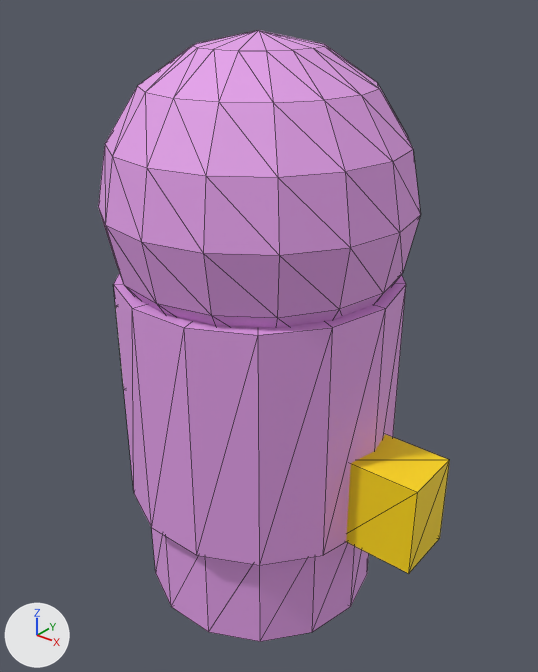
Two versions of the glTF model public/models/char_madame.glb, one commit apart.
Camera for both pictures: a camera (50 mm lens) standing at (1.108, -1.35, 1.789) and looking at (0.021, 0.009, 0.947). Lighting does not change. The marker at lower left points along +X, +Y and +Z. The older version comes first. Mesh edges are drawn as thin lines.

The first picture shows 'char_madame'.
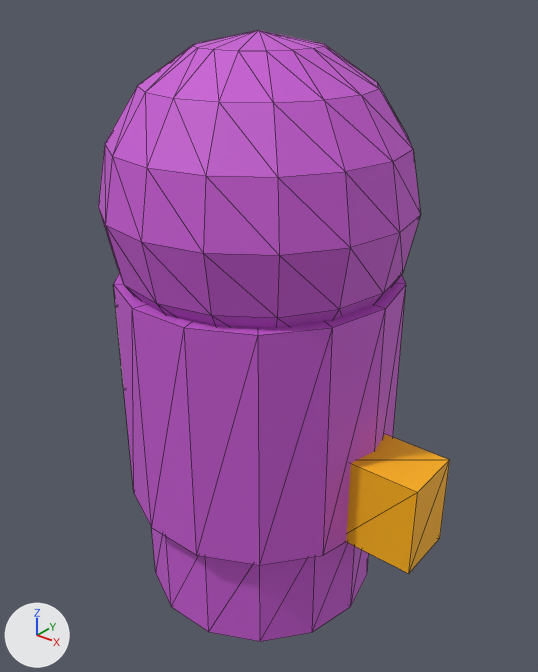
Patch to the scene script:
```diff
--- a/public/models/char_madame.glb.py
+++ b/public/models/char_madame.glb.py
@@ mat_player_madame @@
 mat_player_madame = principled_material('player_madame')
-mat_player_madame.base_color = (0.784, 0.353, 0.831)  # pink #e5a0eb
+mat_player_madame.base_color = (0.578, 0.102, 0.658)  # pink #c85ad4
 mat_player_madame.roughness = 0.65
@@ mat_accentsecondary @@
 mat_accentsecondary = principled_material('accentSecondary')
-mat_accentsecondary.base_color = (1.0, 0.706, 0.0)  # yellow #ffdb00
+mat_accentsecondary.base_color = (1.0, 0.456, 0.0)  # yellow #ffb400
 mat_accentsecondary.roughness = 0.65
```

What differs and where, as boxes [x1, y1, x2, y2] in the pictures (538 x 672 px):
'char_madame', recoloured
    both: [98, 30, 450, 642]
